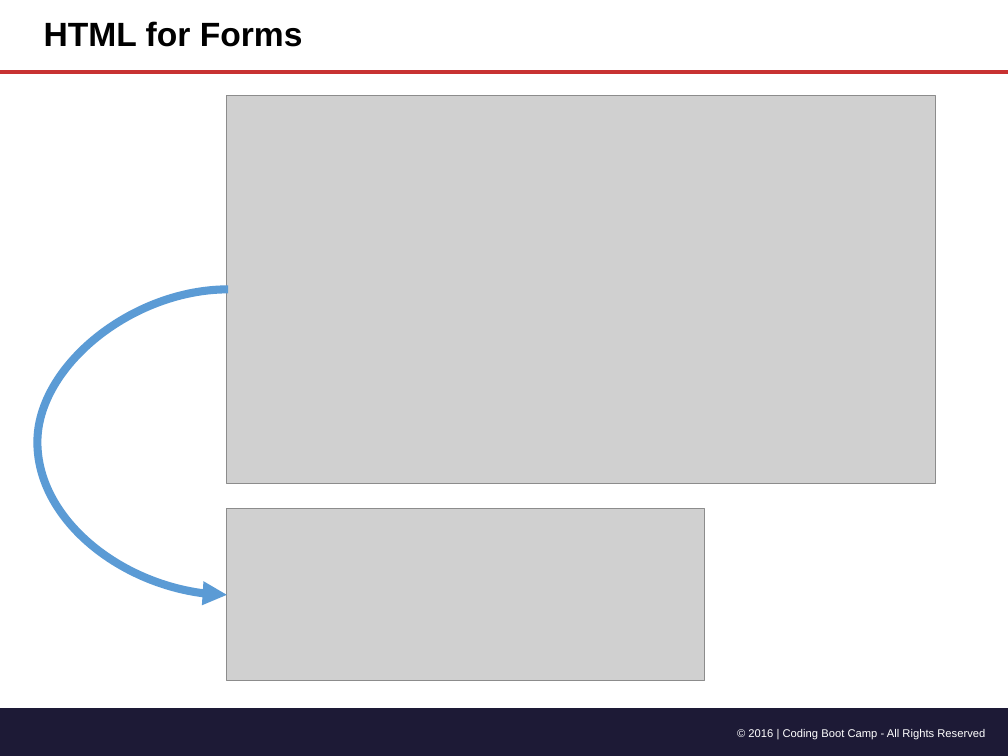
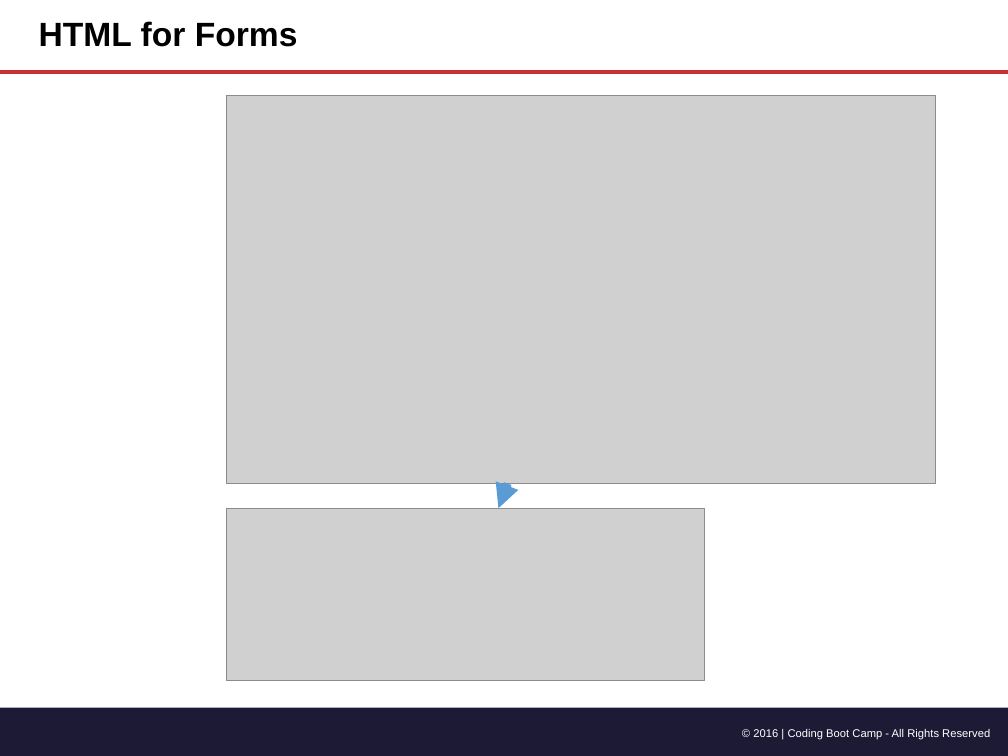
Before and after one commit to andwele/sequelizedBurger, a slide deck: slide 44 of 01-html-css-three-days/1-Class-Content/1.2/Slide-Shows/Gitn_Pro_HTML_CSS.pptx. Drawn at 1008x756 pixels with LibreOffice and Linux fonts; fonts in the diff are those of the drawing; grey boxes stand for pictures. Boxes give left, top, right and bottom in pixels: in the first picture for what was removed or moved away, otherwise in the second. Text is boxed around its words. In the diff, an @@ line names an element or a change of style, - is before the commit and + after.

```diff
--- a/01-html-css-three-days/1-Class-Content/1.2/Slide-Shows/Gitn_Pro_HTML_CSS.pptx
+++ b/01-html-css-three-days/1-Class-Content/1.2/Slide-Shows/Gitn_Pro_HTML_CSS.pptx
@@ title "HTML for Forms": place and size @@
-title "HTML for Forms" at <box>44,21,303,47</box>
+title "HTML for Forms" at <box>39,21,298,47</box>
@@ curved arrow removed from (228, 289) to (227, 595) @@
@@ freeform shape added at <box>498,484,507,508</box>, outline #5B9BD5 5.75 pt @@
@@ text "© 2016 | Coding Boot ...": place and size @@
-text "© 2016 | Coding Boot ..." at <box>748,729,985,739</box>
+text "© 2016 | Coding Boot ..." at <box>753,729,990,739</box>
```
Also in this commit, not shown: 54 other slides changed.
